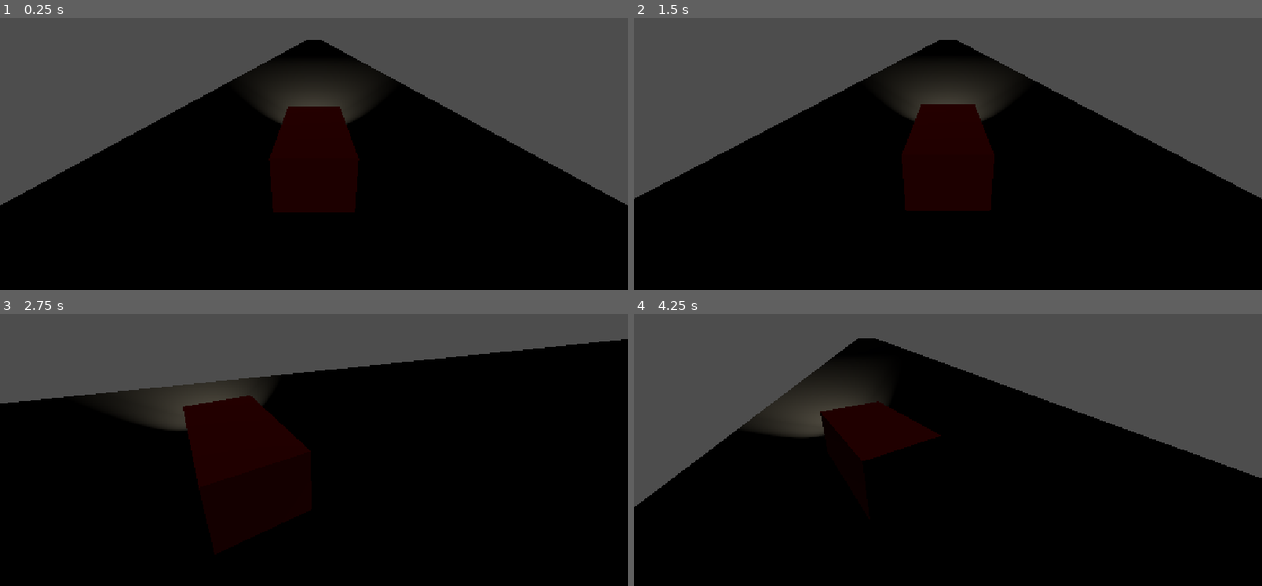
Above: before the commit, frames 1-4 (two rows, left to right).
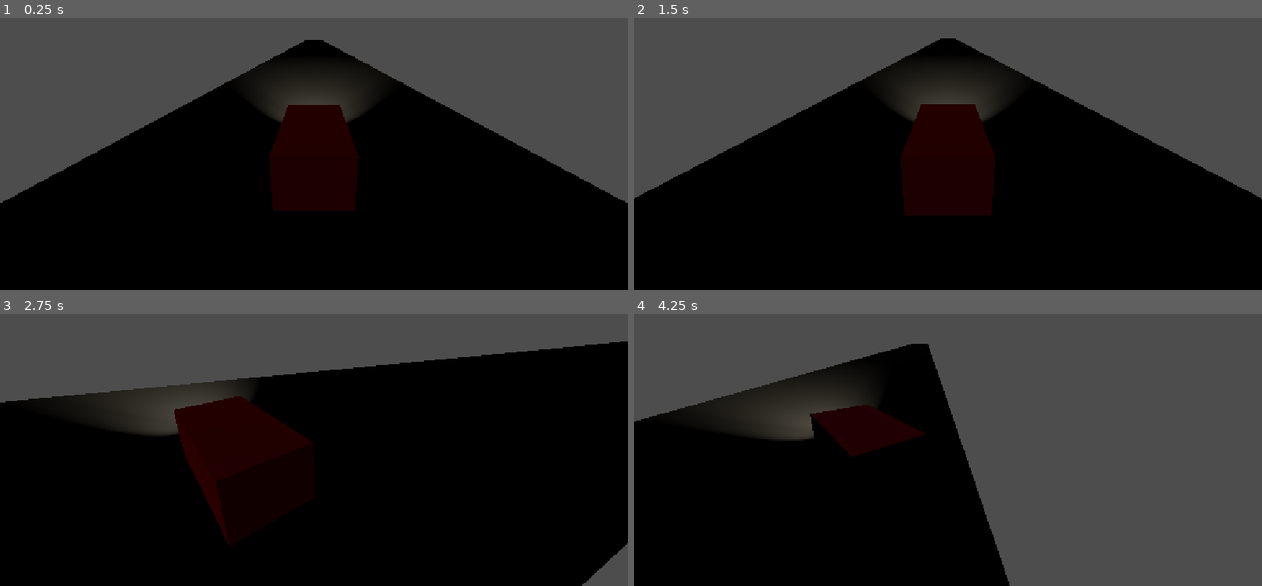
Above: after the commit, the same moments.

Repository: sebavidal10/km77
Game: Godot game, scene res://world.tscn
The game is run twice, just before and just after one commit, with the same random seed, the same clock (stepped at 60 frames per second) and the same inputs.
Inputs:
- Up to frame 1 (0.25 s): no input
- Up to frame 2 (1.5 s): hold Right (steer_right) 0.53-1.28 s; tap Enter at 1.25 s; hold S (brake) from 1.28 s (still down)
- Up to frame 3 (2.75 s): release S (brake) at 2.03 s; hold Right (steer_right) from 2.03 s (still down)
- Up to frame 4 (4.25 s): release Right (steer_right) at 2.78 s; hold W (accelerate) 2.78-3.53 s; hold A (steer_left) from 3.53 s (still down)

The runs differ from the first frame. In frame 1, 0.6% of the frame differs, in the area x 0-100%, y 8-72%; in frame 2, 0.5%; in frame 3, 2.0%; in frame 4, 33%, in the area x 0-100%, y 8-100%.

Commit message:
feat(physics): refine arcade drift physics and oversteer handling on van

Diff:
--- a/van.gd
+++ b/van.gd
@@ -1,43 +1,166 @@
+class_name Van
 extends CharacterBody3D
 
-@export var max_speed: float = 35.0
-@export var acceleration: float = 20.0
-@export var braking: float = 25.0
-@export var steer_speed: float = 2.4
+@export_group("Engine & Speed")
+## Maximum forward speed in meters per second (approx 137 km/h).
+@export var max_speed: float = 38.0
+## Forward acceleration rate toward max_speed.
+@export var acceleration: float = 24.0
+## Deceleration rate when applying brakes.
+@export var braking: float = 32.0
+## Maximum reverse speed.
+@export var reverse_max_speed: float = 14.0
+## Acceleration rate when reversing.
+@export var reverse_acceleration: float = 16.0
+## Passive coasting slowdown rate when neither throttle nor brake is pressed.
+@export var coast_deceleration: float = 8.0
+
+@export_group("Steering & Oversteer")
+## Base turning rate in radians per second during normal driving.
+@export var steer_speed: float = 2.6
+## Multiplier applied to steering speed while handbrake is pressed (promotes aggressive oversteer).
+@export var drift_oversteer_multiplier: float = 1.75
+## Extra steering authority when countersteering into the slide to catch and balance the drift.
+@export var countersteer_boost: float = 1.3
+## Minimum speed (m/s) required to turn the vehicle.
+@export var min_steer_speed: float = 0.5
+
+@export_group("Drift & Lateral Grip")
+## Lateral grip rate when driving normally (higher = car sticks firmly to heading).
+@export var normal_lateral_grip: float = 16.0
+## Lateral grip rate while handbraking (lower = vehicle slides sideways with inertia).
+@export var drift_lateral_grip: float = 2.2
+## Longitudinal speed scrubbed per second due to tire friction while sliding sideways.
+@export var drift_drag: float = 3.5
+## Speed at which tire grip recovers when handbrake is released.
+@export var grip_recovery_speed: float = 12.0
+## Backward compatibility aliases for friction factor.
 @export var drift_friction: float = 0.88
 @export var normal_friction: float = 0.98
 
-var current_speed: float = 0.0
-var drift_factor: float = 1.0
+@export_group("Visual Chassis Roll")
+## Enables subtle body roll on the MeshInstance3D to convey weight shift during drifts.
+@export var enable_body_roll: bool = true
+## Maximum roll angle in degrees during hard cornering.
+@export var max_body_roll_deg: float = 3.5
+## Speed of roll smoothing.
+@export var body_roll_speed: float = 10.0
+
+@export_group("Environment & Gravity")
+## Downward gravity acceleration.
+@export var gravity: float = 22.0
+
+# Runtime state
+var current_grip: float = 16.0
+var is_drifting: bool = false
+var forward_speed_state: float = 0.0
+
+@onready var visual_mesh: MeshInstance3D = get_node_or_null("MeshInstance3D") as MeshInstance3D
 
 func _physics_process(delta: float) -> void:
-	# 1. Acceleration and braking
-	var throttle := Input.get_axis("brake", "accelerate")
-	if throttle > 0.0:
-		current_speed = move_toward(current_speed, max_speed, acceleration * delta)
-	elif throttle < 0.0:
-		current_speed = move_toward(current_speed, -max_speed * 0.4, braking * delta)
+	is_drifting = Input.is_action_pressed("handbrake")
+
+	# 1. Steering & vehicle yaw rotation
+	_process_steering(delta)
+
+	# 2. Decompose existing horizontal velocity along new heading
+	var forward_dir := -transform.basis.z
+	var right_dir := transform.basis.x
+	var current_h_vel := Vector3(velocity.x, 0.0, velocity.z)
+
+	var fwd_speed := current_h_vel.dot(forward_dir)
+	var lat_speed := current_h_vel.dot(right_dir)
+
+	# 3. Acceleration, braking, and coasting
+	fwd_speed = _process_longitudinal(fwd_speed, delta)
+
+	# 4. Lateral grip damping & inertia preservation
+	lat_speed = _process_lateral(lat_speed, delta)
+
+	# 5. Recompose horizontal velocity vector
+	var target_h_vel := (forward_dir * fwd_speed) + (right_dir * lat_speed)
+	velocity.x = target_h_vel.x
+	velocity.z = target_h_vel.z
+
+	# 6. Apply gravity and solid ground contact
+	if is_on_floor():
+		velocity.y = -1.0
 	else:
-		current_speed = move_toward(current_speed, 0.0, 10.0 * delta)
-
-	# 2. Steering and handbrake drift
-	var steer := Input.get_axis("steer_right", "steer_left")
-	var is_drifting := Input.is_action_pressed("handbrake")
-
-	drift_factor = drift_friction if is_drifting else normal_friction
-
-	if abs(current_speed) > 0.5:
-		var turn_mult := 1.4 if is_drifting else 1.0
-		rotate_y(steer * steer_speed * turn_mult * delta * sign(current_speed))
-
-	# 3. Apply velocity with lateral inertia
-	var forward_dir := -transform.basis.z
-	var target_velocity := forward_dir * current_speed
-
-	velocity.x = lerp(velocity.x, target_velocity.x, (1.0 - drift_factor) + delta * 2.0)
-	velocity.z = lerp(velocity.z, target_velocity.z, (1.0 - drift_factor) + delta * 2.0)
-
-	if not is_on_floor():
-		velocity.y -= 9.8 * delta
+		velocity.y -= gravity * delta
 
 	move_and_slide()
+
+	# 7. Record post-collision forward speed for steering and roll calculations
+	var post_h_vel := Vector3(velocity.x, 0.0, velocity.z)
+	forward_speed_state = post_h_vel.dot(forward_dir)
+
+	# 8. Visual chassis roll animation
+	_process_visual_roll(delta, forward_speed_state)
+
+## Handles steering yaw with drift oversteer and countersteer responsiveness.
+func _process_steering(delta: float) -> void:
+	var steer_input := Input.get_axis("steer_right", "steer_left")
+	var forward_dir := -transform.basis.z
+	var right_dir := transform.basis.x
+	var current_h_vel := Vector3(velocity.x, 0.0, velocity.z)
+
+	var fwd_speed := current_h_vel.dot(forward_dir)
+	var lat_speed := current_h_vel.dot(right_dir)
+
+	if abs(fwd_speed) > min_steer_speed or abs(lat_speed) > min_steer_speed:
+		var effective_steer := steer_speed
+
+		if is_drifting:
+			effective_steer *= drift_oversteer_multiplier
+
+			# Countersteering detection: sliding right (lat_speed > 0) while steering left (steer_input > 0)
+			# or sliding left (lat_speed < 0) while steering right (steer_input < 0)
+			var is_countersteering: bool = (lat_speed > 0.5 and steer_input > 0.0) or \
+										   (lat_speed < -0.5 and steer_input < 0.0)
+			if is_countersteering:
+				effective_steer *= countersteer_boost
+
+		var direction_sign: float = signf(fwd_speed) if abs(fwd_speed) > 0.1 else 1.0
+		var turn_angle: float = steer_input * effective_steer * delta * direction_sign
+		rotate_y(turn_angle)
+
+## Updates forward/reverse speed based on throttle and handbrake scrub.
+func _process_longitudinal(fwd_speed: float, delta: float) -> float:
+	var throttle := Input.get_axis("brake", "accelerate")
+
+	if throttle > 0.0:
+		if fwd_speed < 0.0:
+			fwd_speed = move_toward(fwd_speed, 0.0, braking * delta)
+		else:
+			fwd_speed = move_toward(fwd_speed, max_speed, acceleration * delta)
+	elif throttle < 0.0:
+		if fwd_speed > 0.5:
+			fwd_speed = move_toward(fwd_speed, 0.0, braking * delta)
+		else:
+			fwd_speed = move_toward(fwd_speed, -reverse_max_speed, reverse_acceleration * delta)
+	else:
+		fwd_speed = move_toward(fwd_speed, 0.0, coast_deceleration * delta)
+
+	# Tire friction scrub during high-angle drift
+	if is_drifting and abs(fwd_speed) > 1.0:
+		fwd_speed = move_toward(fwd_speed, 0.0, drift_drag * delta)
+
+	return fwd_speed
+
+## Applies grip damping to lateral sliding velocity.
+func _process_lateral(lat_speed: float, delta: float) -> float:
+	var target_grip: float = drift_lateral_grip if is_drifting else normal_lateral_grip
+	current_grip = move_toward(current_grip, target_grip, grip_recovery_speed * delta)
+	return lerp(lat_speed, 0.0, 1.0 - exp(-current_grip * delta))
+
+## Applies subtle body roll to MeshInstance3D to convey weight transfer.
+func _process_visual_roll(delta: float, fwd_speed: float) -> void:
+	if not enable_body_roll or not visual_mesh:
+		return
+
+	var steer_input := Input.get_axis("steer_right", "steer_left")
+	var speed_ratio := clampf(abs(fwd_speed) / max_speed, 0.0, 1.0)
+	var drift_extra: float = 1.4 if is_drifting else 1.0
+
+	var target_roll: float = -steer_input * deg_to_rad(max_body_roll_deg) * speed_ratio * drift_extra
+	visual_mesh.rotation.z = lerp(visual_mesh.rotation.z, target_roll, body_roll_speed * delta)
